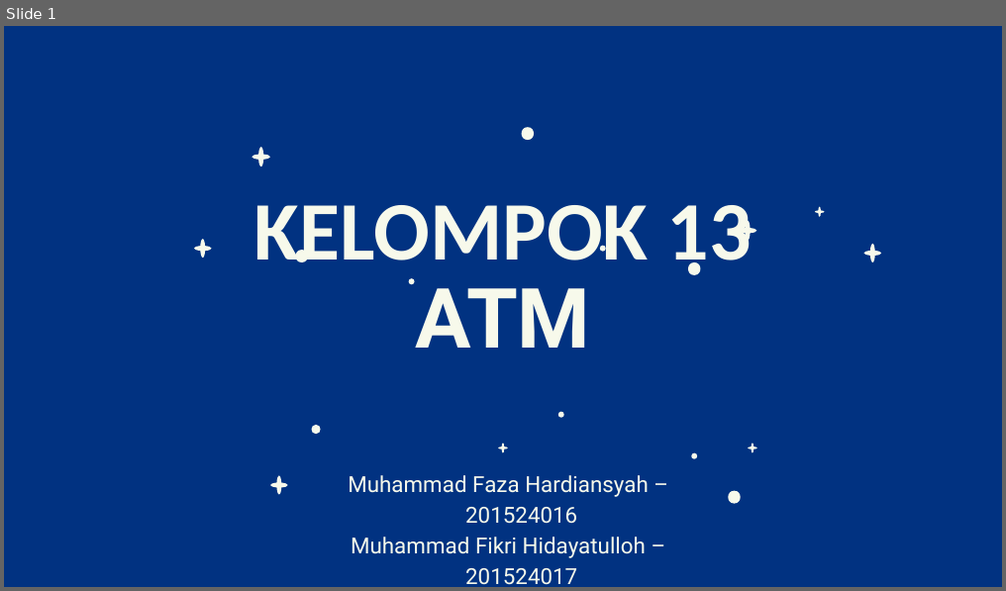
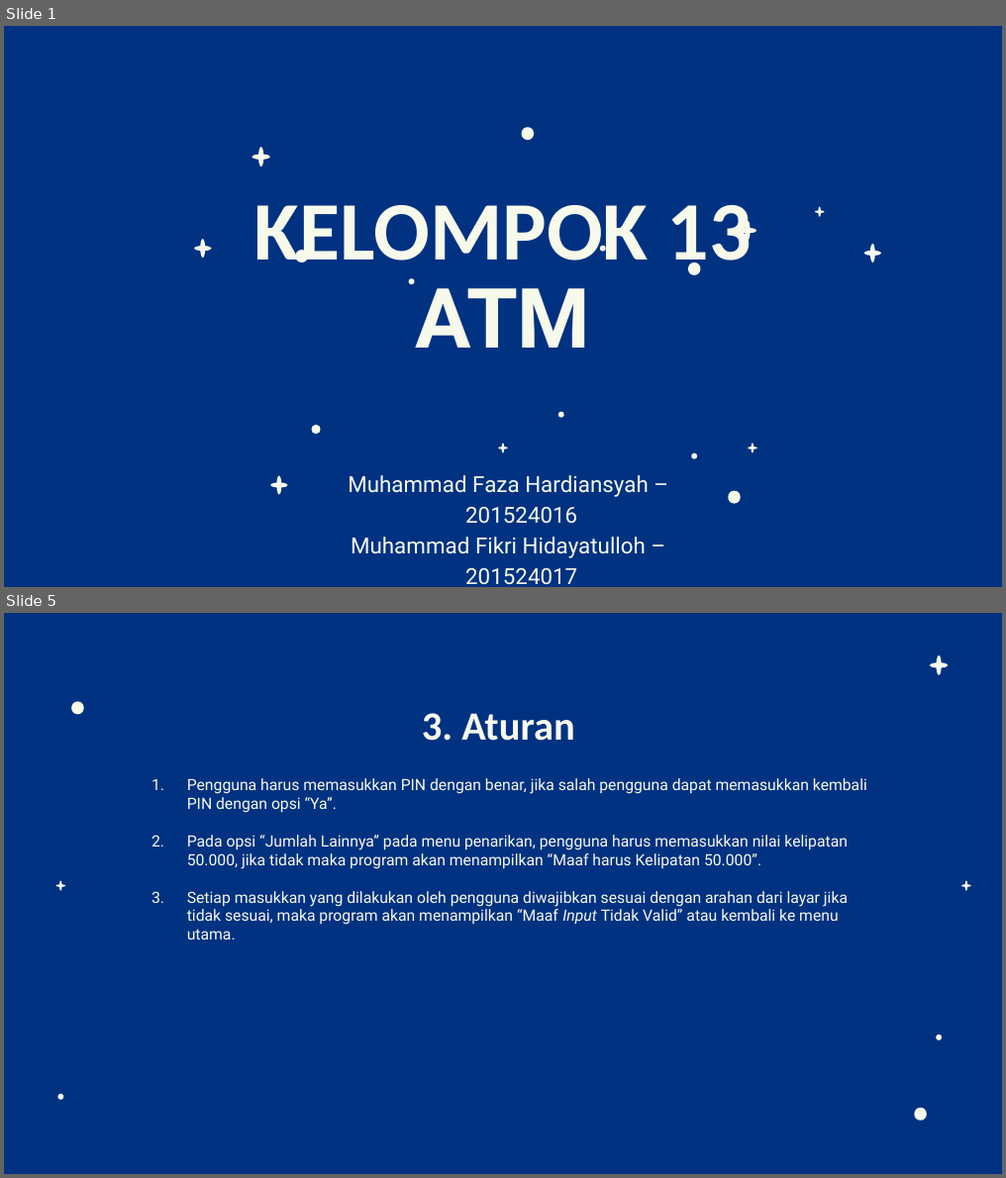
Before and after one commit to fikrihidayatulloh16/Tubesatm13, a slide deck: PPT KELOMPOK 13 ATM.pptx. Shown one above the other, each under a label of ours: slide 1 before the commit, slides 1 and 5 after it; the slides between them are not shown. The pictures are 1006x591 and 1006x1178 pixels, drawn with LibreOffice and Linux fonts; fonts in the diff are those of the drawing. Boxes give left, top, right and bottom in pixels: in the first picture for what was removed or moved away, otherwise in the second. Text is boxed around its words. In the diff, an @@ line names an element or a change of style, - is before the commit and + after.

```diff
--- a/PPT KELOMPOK 13 ATM.pptx
+++ b/PPT KELOMPOK 13 ATM.pptx
@@ slide 5 added at <box>4,613,1002,1174</box>, background #013281 @@
@@ freeform shape added at <box>930,656,948,675</box>, fill #F7F9EB @@
@@ freeform shape added at <box>69,701,85,714</box>, fill #F7F9EB @@
@@ title added at <box>422,713,574,741</box>, 38.7 pt, text #F7F9EB, bold @@
+3. Aturan
@@ text added at <box>187,778,867,940</box>, 15 pt, text #F7F9EB @@
+1. Pengguna harus memasukkan PIN dengan benar, jika salah pengguna dapat memasukkan kembali PIN dengan opsi “Ya”.
+2. Pada opsi “Jumlah Lainnya” pada menu penarikan, pengguna harus memasukkan nilai kelipatan 50.000, jika tidak maka program akan menampilkan “Maaf harus Kelipatan 50.000”.
+3. Setiap masukkan yang dilakukan oleh pengguna diwajibkan sesuai dengan arahan dari layar jika tidak sesuai, maka program akan menampilkan “Maaf Input Tidak Valid” atau kembali ke menu utama.
@@ freeform shape added at <box>55,881,65,891</box>, fill #F7F9EB @@
@@ freeform shape added at <box>961,881,971,891</box>, fill #F7F9EB @@
@@ freeform shape added at <box>936,1035,943,1041</box>, fill #F7F9EB @@
@@ freeform shape added at <box>57,1094,64,1100</box>, fill #F7F9EB @@
@@ freeform shape added at <box>912,1108,929,1121</box>, fill #F7F9EB @@
```
Also in this commit, not shown: 4 slides changed, 8 other slides added, 1 other file.
